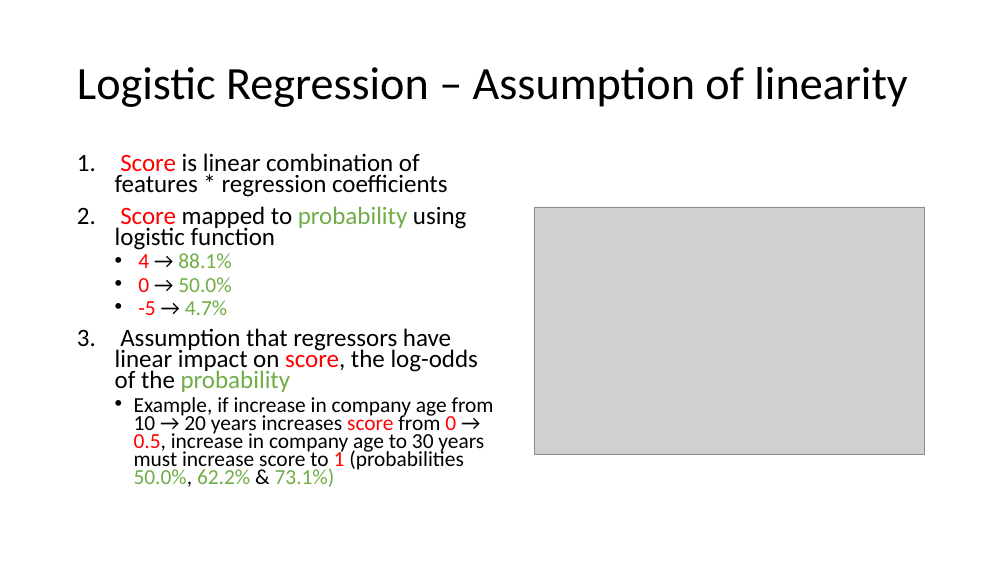
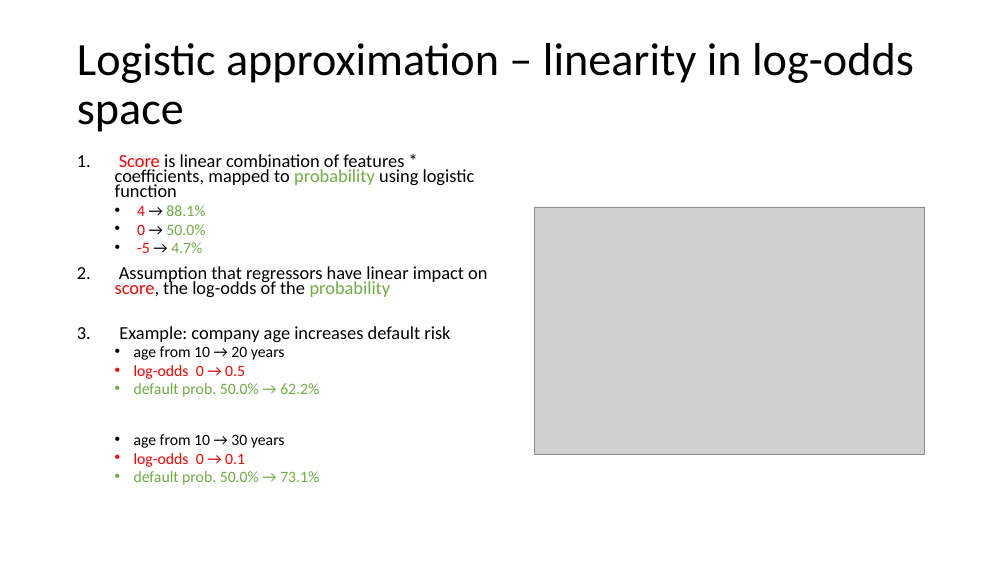
Before and after one commit to oli5679/WeightOfEvidenceDemo, a slide deck: slide 4 of Presentation.pptx. Drawn at 1008x567 pixels with LibreOffice and Linux fonts; fonts in the diff are those of the drawing; grey boxes stand for pictures. Boxes give left, top, right and bottom in pixels: in the first picture for what was removed or moved away, otherwise in the second. Text is boxed around its words. In the diff, an @@ line names an element or a change of style, - is before the commit and + after.

```diff
--- a/Presentation.pptx
+++ b/Presentation.pptx
@@ title at [77,43,914,132]: text changed @@
-Logistic Regression – Assumption of linearity
+Logistic approximation – linearity in log-odds space
@@ text at [115,154,475,197]: text changed; size 23.8 to 17.5 pt @@
-1. Score is linear combination of features * regression coefficients
-2. Score mapped to probability using logistic function
+1. Score is linear combination of features * coefficients, mapped to probability using logistic function
@@ text at [115,205,487,297]: size 20.4 to 15 pt in "4 → 88.1%", "0 → 50.0%", "-5 → 4.7%"; size 23.8 to 17.5 pt in "Assumption that regressors have linear impact on ..." @@
@@ text at [119,326,450,485]: text changed; size 20.4 to 15 pt @@
-  • Example, if increase in company age from 10 → 20 years increases score from 0 → 0.5, increase in company age to 30 years must increase score to 1 (probabilities 50.0%, 62.2% & 73.1%)
+3. Example: company age increases default risk
+  • age from 10 → 20 years
+  • log-odds 0 → 0.5
+  • default prob. 50.0% → 62.2%
+  • age from 10 → 30 years
+  • log-odds 0 → 0.1
+  • default prob. 50.0% → 73.1%
```
Also in this commit, not shown: 5 other slides changed, 2 slides added, 1 slide removed, 1 other file.
